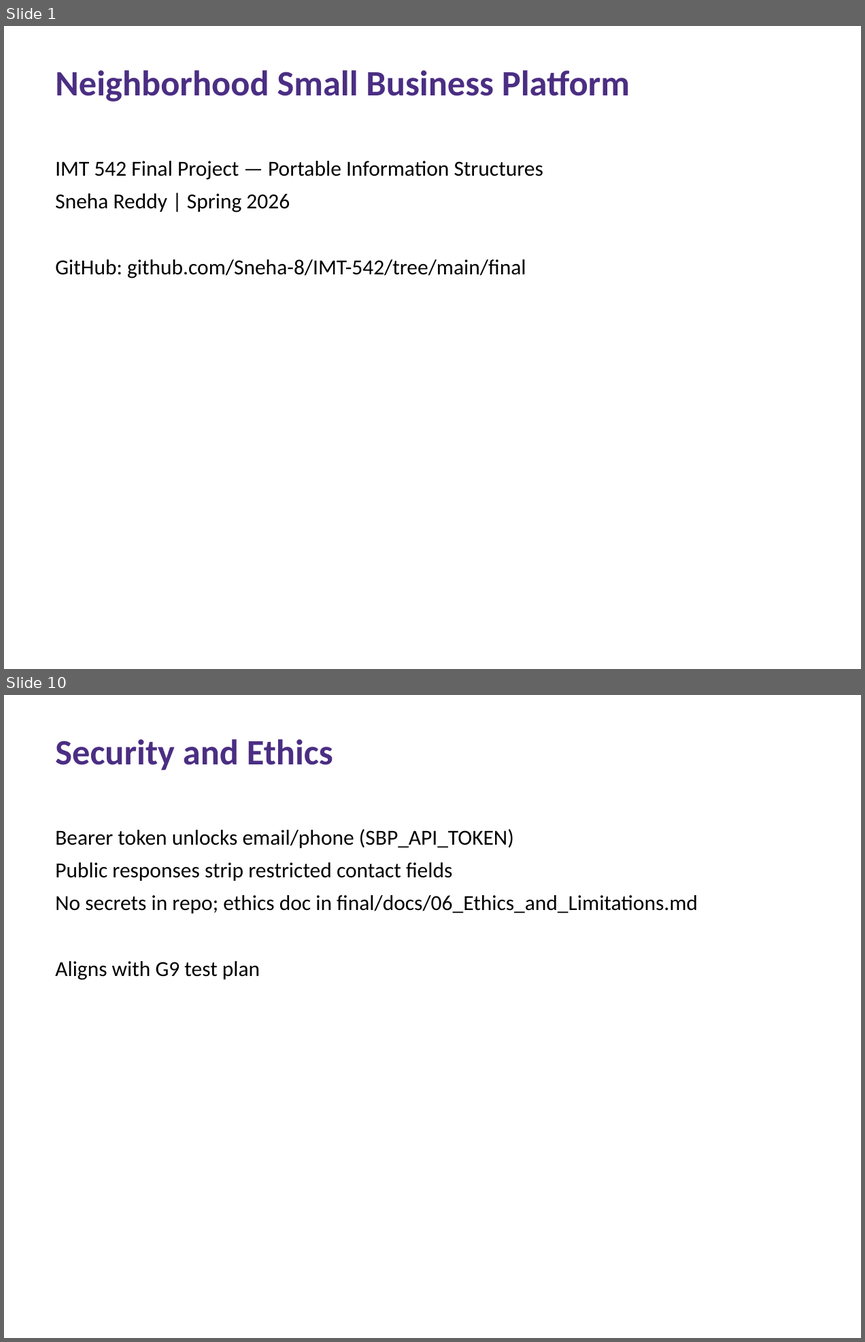
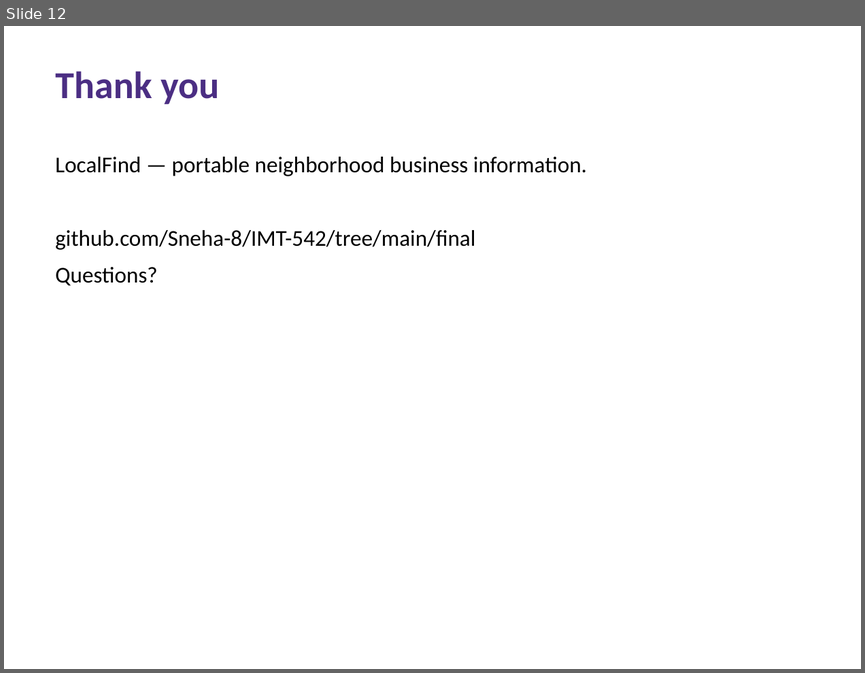
Before and after one commit to Sneha-8/IMT-542, a slide deck: final/presentation/IMT542_Final_Project.pptx. Shown one above the other, each under a label of ours: slides 1 and 10 before the commit, slide 12 after it; the slides between them are not shown. The pictures are 865x1342 and 865x673 pixels, drawn with LibreOffice and Linux fonts; fonts in the diff are those of the drawing. Boxes give left, top, right and bottom in pixels: in the first picture for what was removed or moved away, otherwise in the second. Text is boxed around its words. In the diff, an @@ line names an element or a change of style, - is before the commit and + after.

```diff
--- a/final/presentation/IMT542_Final_Project.pptx
+++ b/final/presentation/IMT542_Final_Project.pptx
@@ slide 10 removed at (4, 695, 861, 1338), background #FFFFFF @@
@@ text removed at (55, 739, 333, 770) @@
-Security and Ethics
@@ text removed at (55, 829, 698, 980) @@
-Bearer token unlocks email/phone (SBP_API_TOKEN)
-Public responses strip restricted contact fields
-No secrets in repo; ethics doc in final/docs/06_Ethics_and_Limitations.md
-Aligns with G9 test plan
@@ what was slide 1 is now slide 12 @@
@@ slide 12 changed as well @@
@@ text at (55, 71, 219, 104): text changed; size 30 to 32 pt @@
-Neighborhood Small Business Platform
+Thank you
@@ text at (55, 157, 587, 286): text changed; size 18 to 19 pt @@
-IMT 542 Final Project — Portable Information Structures
-Sneha Reddy | Spring 2026
-GitHub: github.com/Sneha-8/IMT-542/tree/main/final
+LocalFind — portable neighborhood business information.
+github.com/Sneha-8/IMT-542/tree/main/final
+Questions?
```
Also in this commit, not shown: 11 slides added, 9 other slides removed, 4 other files.
